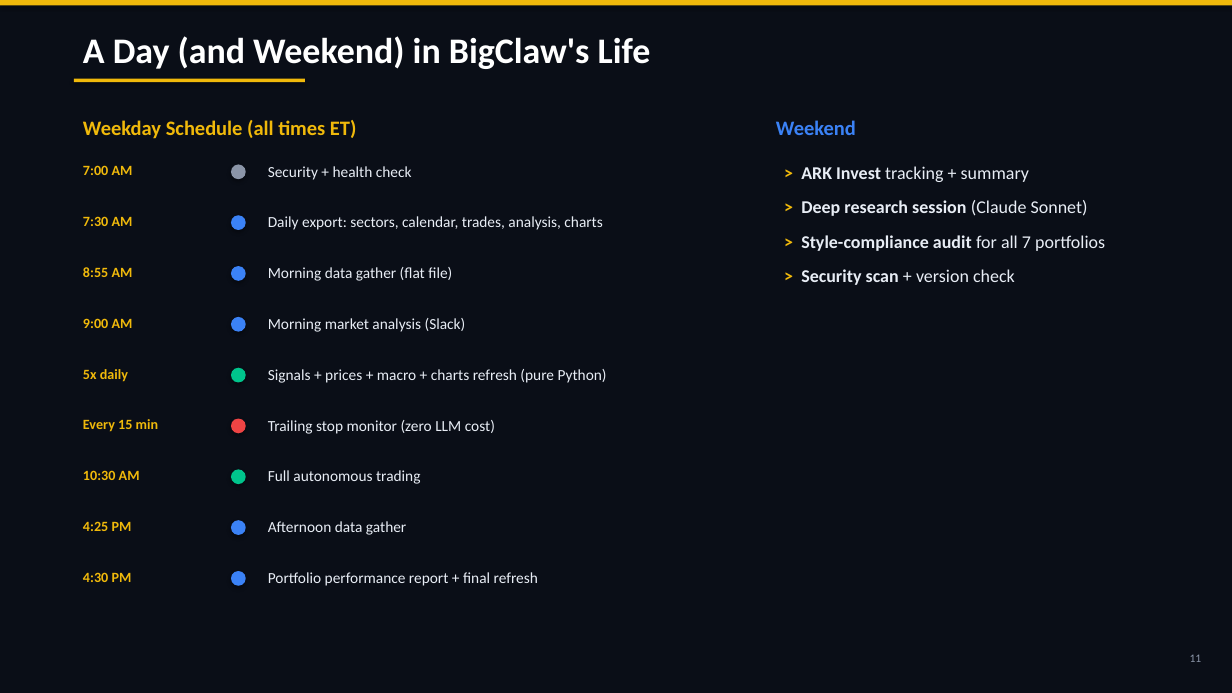
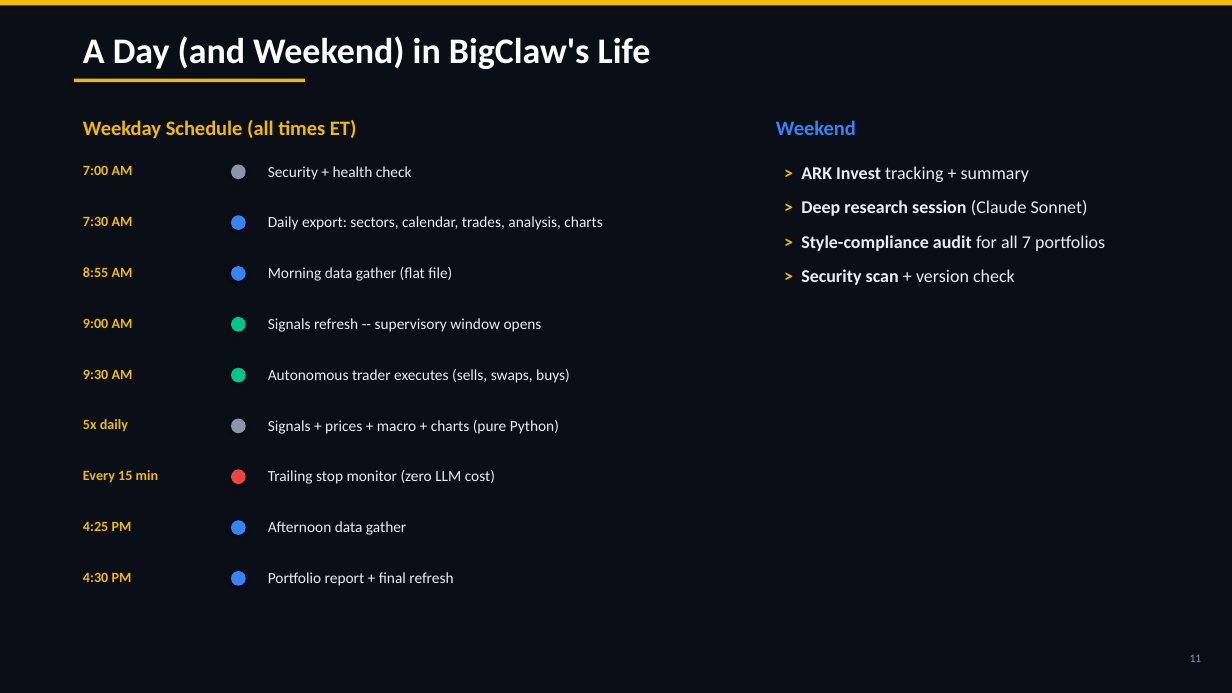
Before and after one commit to cbiggs1-tech/bigclaw-codebase, a slide deck: slide 12 of BigClaw_ShowAndTell.pptx. Drawn at 1232x693 pixels with LibreOffice and Linux fonts; fonts in the diff are those of the drawing. Boxes give left, top, right and bottom in pixels: in the first picture for what was removed or moved away, otherwise in the second. Text is boxed around its words. In the diff, an @@ line names an element or a change of style, - is before the commit and + after.

```diff
--- a/BigClaw_ShowAndTell.pptx
+++ b/BigClaw_ShowAndTell.pptx
@@ ellipse at [231,317,246,332]: fill #3B82F6 to #00C48C @@
@@ text at [268,318,542,332]: text changed @@
-Morning market analysis (Slack)
+Signals refresh -- supervisory window opens
@@ text at [83,369,133,379]: text changed @@
-10:30 AM
+9:30 AM
@@ text added at [268,369,570,383], 12 pt, text #E8EDF5 @@
+Autonomous trader executes (sells, swaps, buys)
@@ 3 texts: place and size @@
-3 texts at [83,369,495,434]
+3 texts at [83,419,495,484]
@@ ellipse at [231,419,246,433]: fill #EF4444 to #8B95A8 @@
@@ text at [268,420,559,434]: text changed @@
-Signals + prices + macro + charts refresh (pure Python)
+Signals + prices + macro + charts (pure Python)
@@ ellipse at [231,470,246,484]: fill #00C48C to #EF4444 @@
@@ text removed at [268,470,420,484] @@
-Full autonomous trading
@@ text at [268,572,453,586]: text changed @@
-Portfolio performance report + final refresh
+Portfolio report + final refresh
```
Also in this commit, not shown: 1 other slide changed, 2 other files.
